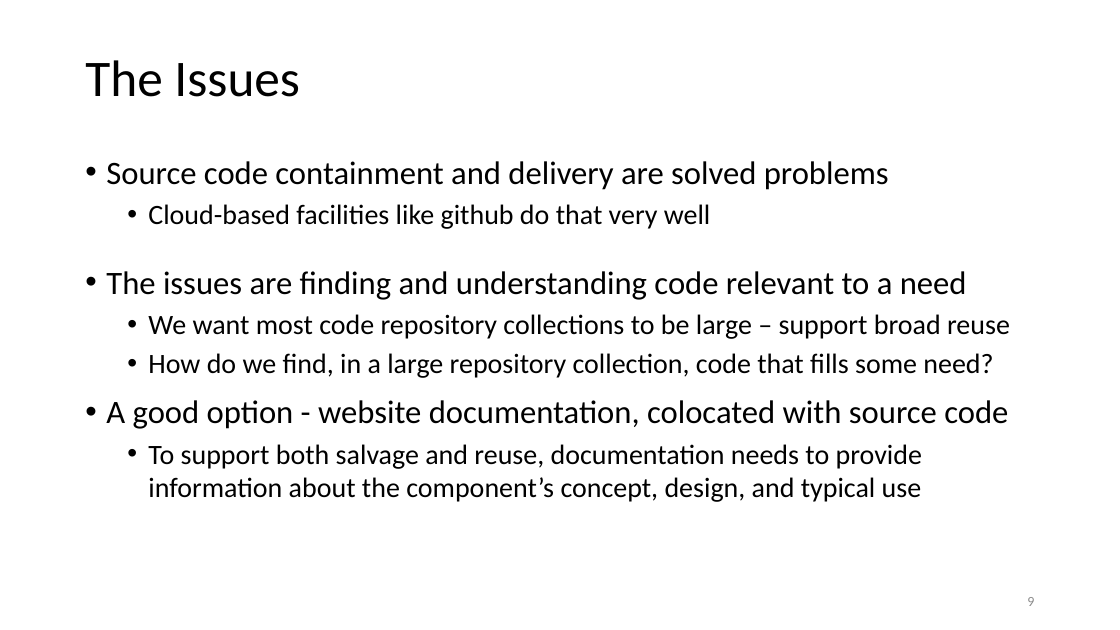
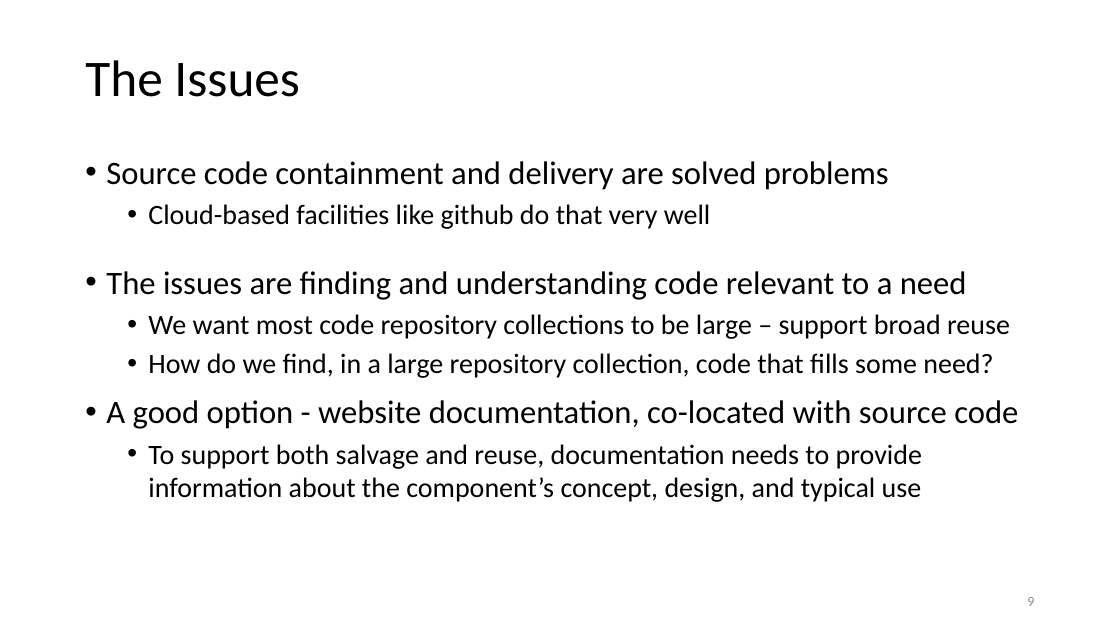
Before and after one commit to JimFawcett/JimFawcett.github.io, a slide deck: slide 9 of Resources/PublishingSourceCode.pptx. Drawn at 1120x630 pixels with LibreOffice and Linux fonts; fonts in the diff are those of the drawing. Boxes give left, top, right and bottom in pixels: in the first picture for what was removed or moved away, otherwise in the second. Text is boxed around its words. In the diff, an @@ line names an element or a change of style, - is before the commit and + after.

```diff
--- a/Resources/PublishingSourceCode.pptx
+++ b/Resources/PublishingSourceCode.pptx
@@ text at (x1=106, y1=400, x2=1018, y2=429): text changed @@
-• A good option - website documentation, colocated with source code
+• A good option - website documentation, co-located with source code
```
Also in this commit, not shown: 6 other slides changed, 1 slide added, 4 other files.
